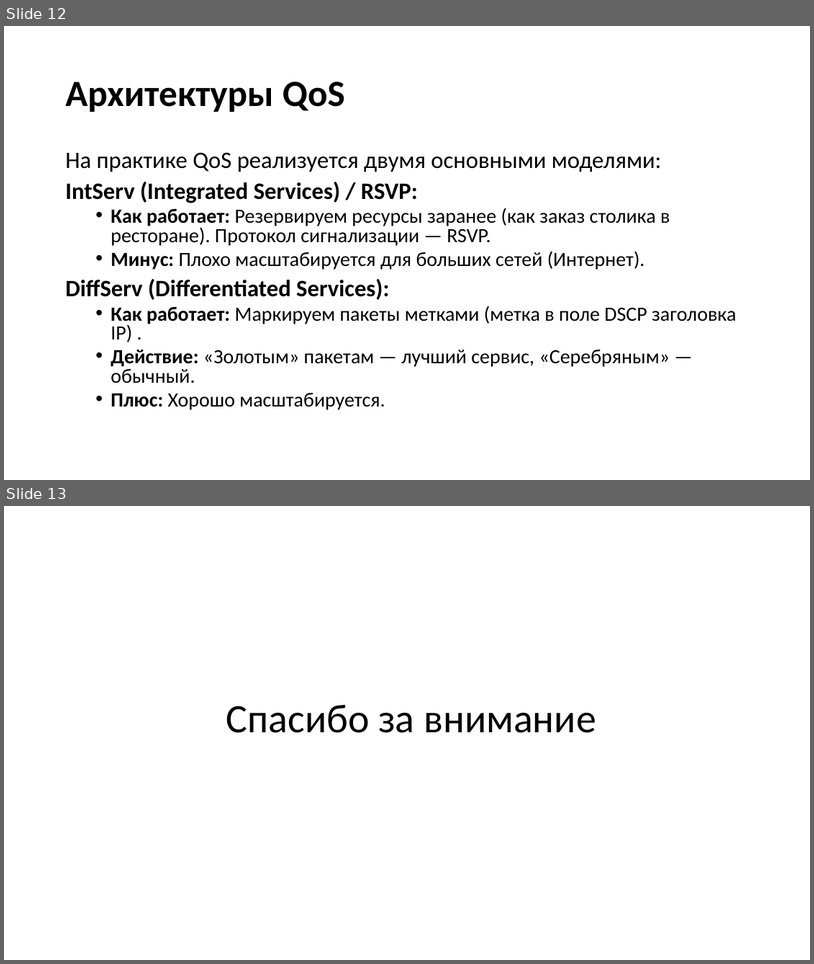
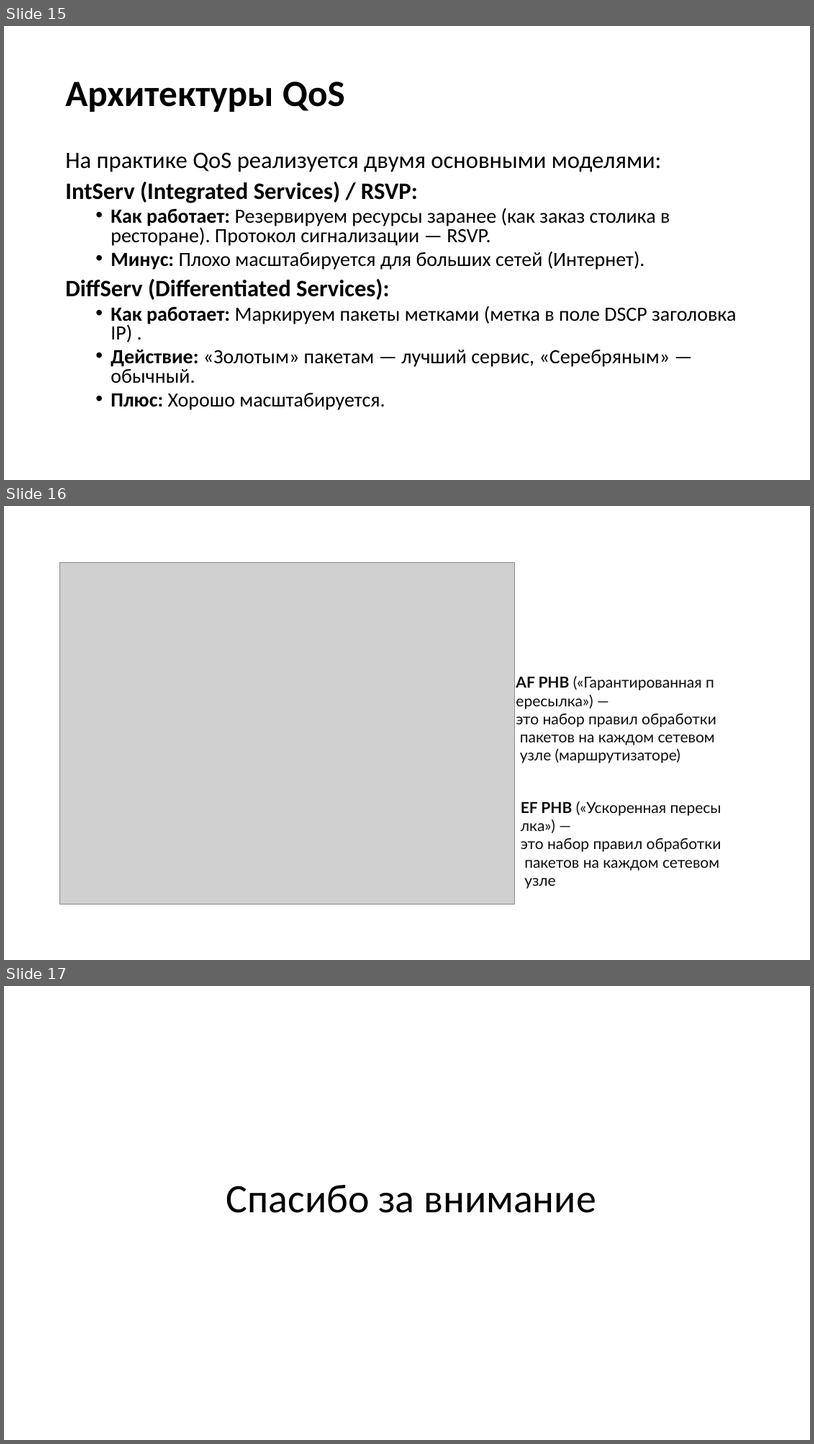
Before and after one commit to lehmanmihail-debug/archpc, a slide deck: seti/presentation_and_pdf/Olifer5.PPTX. Shown one above the other, each under a label of ours: slides 12 and 13 before the commit, slides 15, 16 and 17 after it. The pictures are 814x964 and 814x1444 pixels, drawn with LibreOffice and Linux fonts; fonts in the diff are those of the drawing; grey boxes stand for pictures. Boxes give left, top, right and bottom in pixels: in the first picture for what was removed or moved away, otherwise in the second. Text is boxed around its words. In the diff, an @@ line names an element or a change of style, - is before the commit and + after.

```diff
--- a/seti/presentation_and_pdf/Olifer5.PPTX
+++ b/seti/presentation_and_pdf/Olifer5.PPTX
@@ slide 16 added at (4,506,810,960), background #FFFFFF @@
@@ picture added at (59,563,515,904) @@
@@ text added at (516,676,717,763), 18 pt, text #0D0D0D @@
+AF PHB («Гарантированная пересылка») — это набор правил обработки пакетов на каждом сетевом узле (маршрутизаторе)
@@ text added at (521,801,722,888), 18 pt, text #0D0D0D @@
+EF PHB («Ускоренная пересылка») — это набор правил обработки пакетов на каждом сетевом узле
@@ what was slide 12 is now slide 15 @@
@@ what was slide 13 is now slide 17 @@
```
Also in this commit, not shown: 2 slides changed, 3 other slides added, 1 other file.
